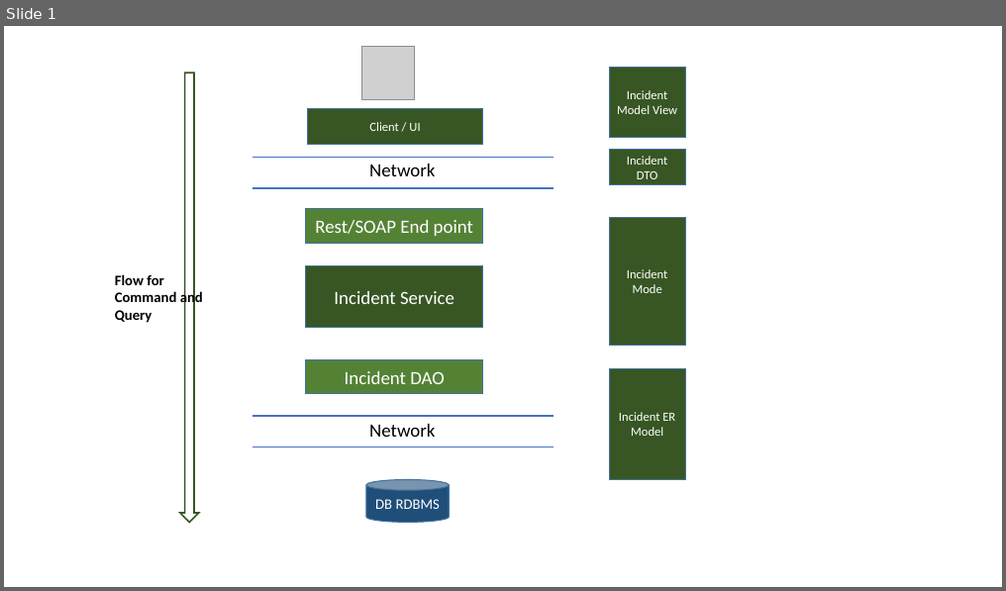
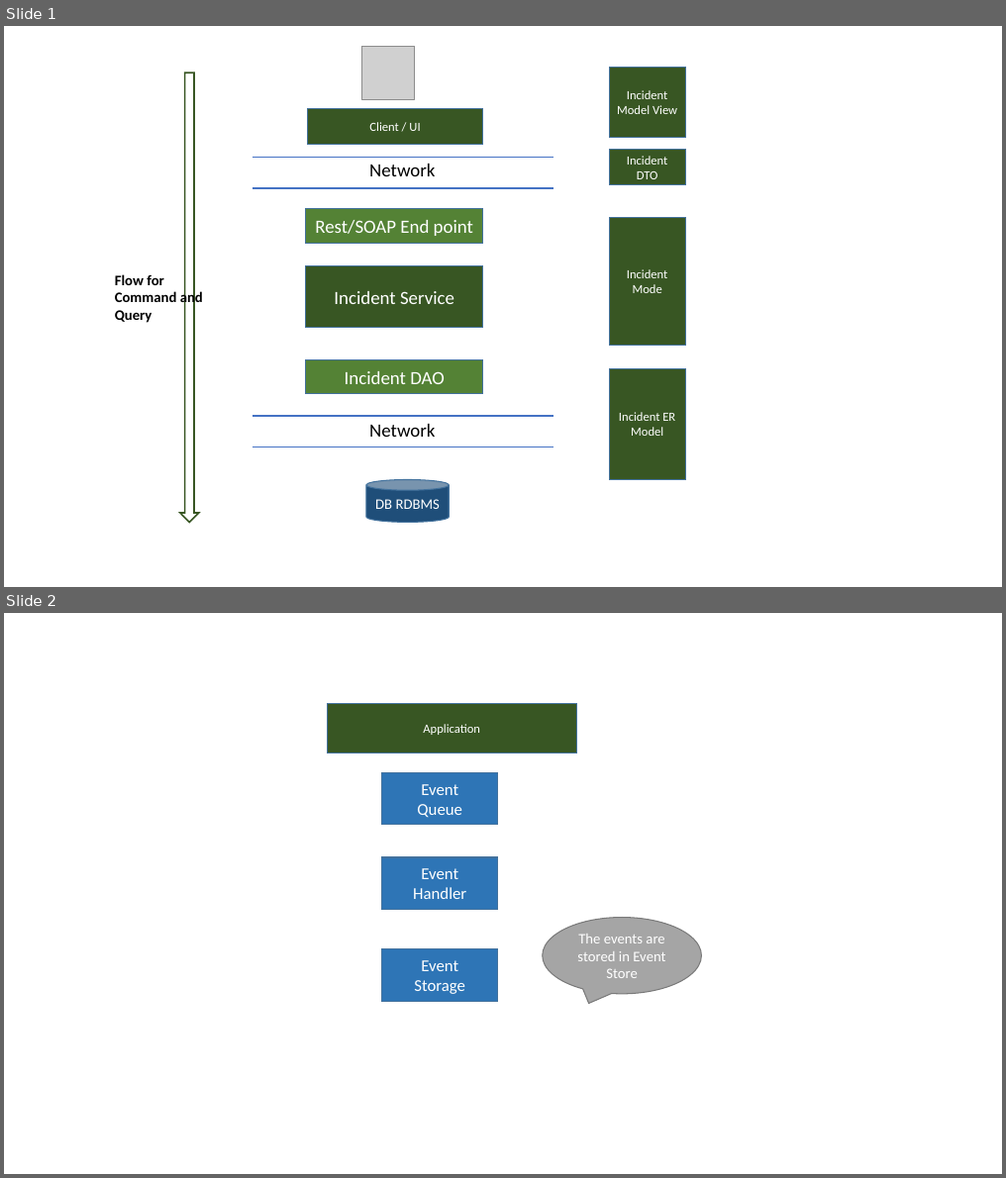
Before and after one commit to swapnajit25/Learnings, a slide deck: micro-service/ms-design.pptx. Shown one above the other, each under a label of ours: slide 1 before the commit, slides 1 and 2 after it. The pictures are 1006x591 and 1006x1178 pixels, drawn with LibreOffice and Linux fonts; fonts in the diff are those of the drawing; grey boxes stand for pictures. Boxes give left, top, right and bottom in pixels: in the first picture for what was removed or moved away, otherwise in the second. Text is boxed around its words. In the diff, an @@ line names an element or a change of style, - is before the commit and + after.

```diff
--- a/micro-service/ms-design.pptx
+++ b/micro-service/ms-design.pptx
@@ slide 2 added at (4, 613, 1002, 1174), background #FFFFFF @@
@@ rectangle added at (328, 703, 576, 753), fill #385723, outline #43739E 1 pt, 12 pt, text #FFFFFF @@
+Application
@@ rectangle added at (382, 773, 498, 825), fill #2E75B6, outline #43739E 1 pt, 16 pt, text #FFFFFF @@
+Event
+Queue
@@ rectangle added at (382, 858, 498, 909), fill #2E75B6, outline #43739E 1 pt, 16 pt, text #FFFFFF @@
+Event
+Handler
@@ speech bubble added at (543, 918, 701, 994), fill #A5A5A5, outline #7A7A7A 1 pt, 14 pt, text #FFFFFF @@
+The events are stored in Event Store
@@ rectangle added at (382, 950, 498, 1001), fill #2E75B6, outline #43739E 1 pt, 16 pt, text #FFFFFF @@
+Event
+Storage
```
Also in this commit, not shown: 2 other slides added, 4 other files.
